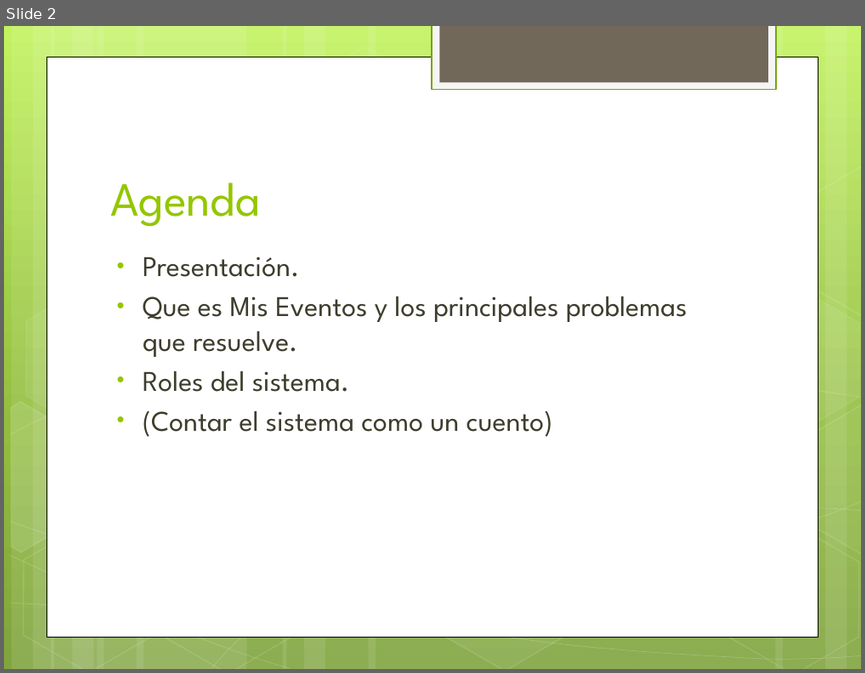
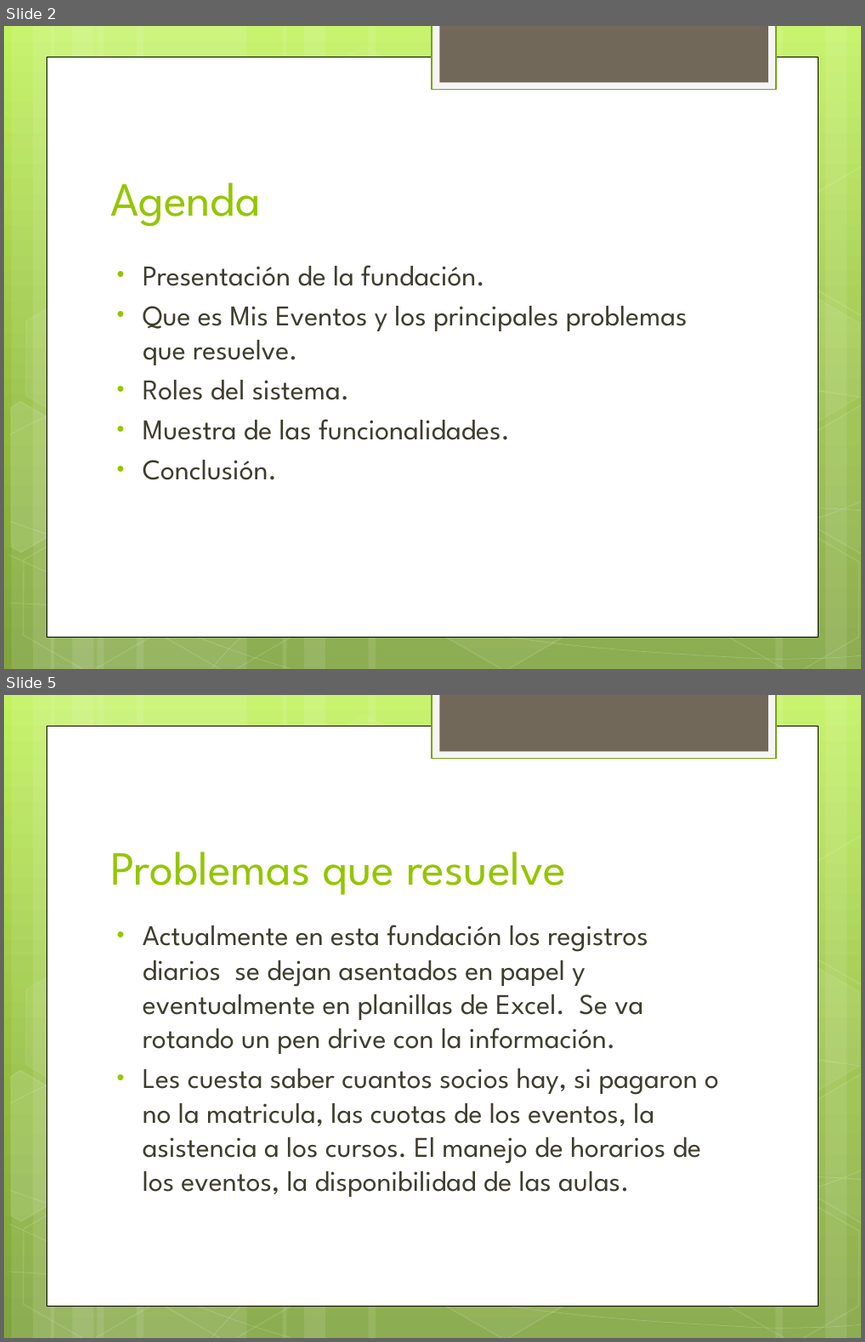
Before and after one commit to javiermatias/MisEventos, a slide deck: Documentacion/MIS EVENTOS.pptx. Shown one above the other, each under a label of ours: slide 2 before the commit, slides 2 and 5 after it; the slides between them are not shown. The pictures are 865x673 and 865x1342 pixels, drawn with LibreOffice and Linux fonts; fonts in the diff are those of the drawing. Boxes give left, top, right and bottom in pixels: in the first picture for what was removed or moved away, otherwise in the second. Text is boxed around its words. In the diff, an @@ line names an element or a change of style, - is before the commit and + after.

```diff
--- a/Documentacion/MIS EVENTOS.pptx
+++ b/Documentacion/MIS EVENTOS.pptx
@@ slide 5 added at (4, 695, 861, 1338), background gradient #C3F35F to #93BF3F to #81A53E; not listed: 31 template elements that a slide beside it also shows @@
@@ title added at (110, 851, 566, 895), 40 pt, text #94C600 @@
+Problemas que resuelve
@@ text added at (143, 925, 719, 1197), 24 pt, text #3E3D2D @@
+• Actualmente en esta fundación los registros diarios se dejan asentados en papel y eventualmente en planillas de Excel. Se va rotando un pen drive con la información.
+• Les cuesta saber cuantos socios hay, si pagaron o no la matricula, las cuotas de los eventos, la asistencia a los cursos. El manejo de horarios de los eventos, la disponibilidad de las aulas.
@@ slide 2 changed as well @@
@@ text "Presentación de la fundación.": place and size @@
-text "Presentación de la fundación." at (143, 256, 687, 437)
+text "Presentación de la fundación." at (143, 265, 687, 480)
@@ text at (143, 265, 485, 286): text changed @@
-• Presentación.
+• Presentación de la fundación.
@@ text at (143, 419, 510, 480): text changed @@
-• (Contar el sistema como un cuento)
+• Muestra de las funcionalidades.
+• Conclusión.
```
Also in this commit, not shown: 1 other slide changed, 5 other slides added, 1 slide removed, 3 other files.
